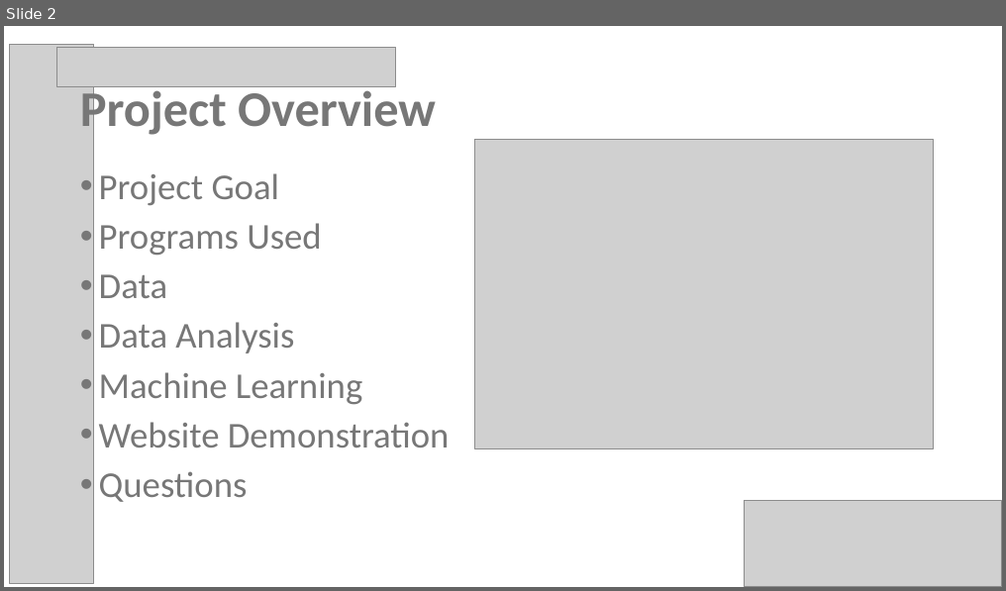
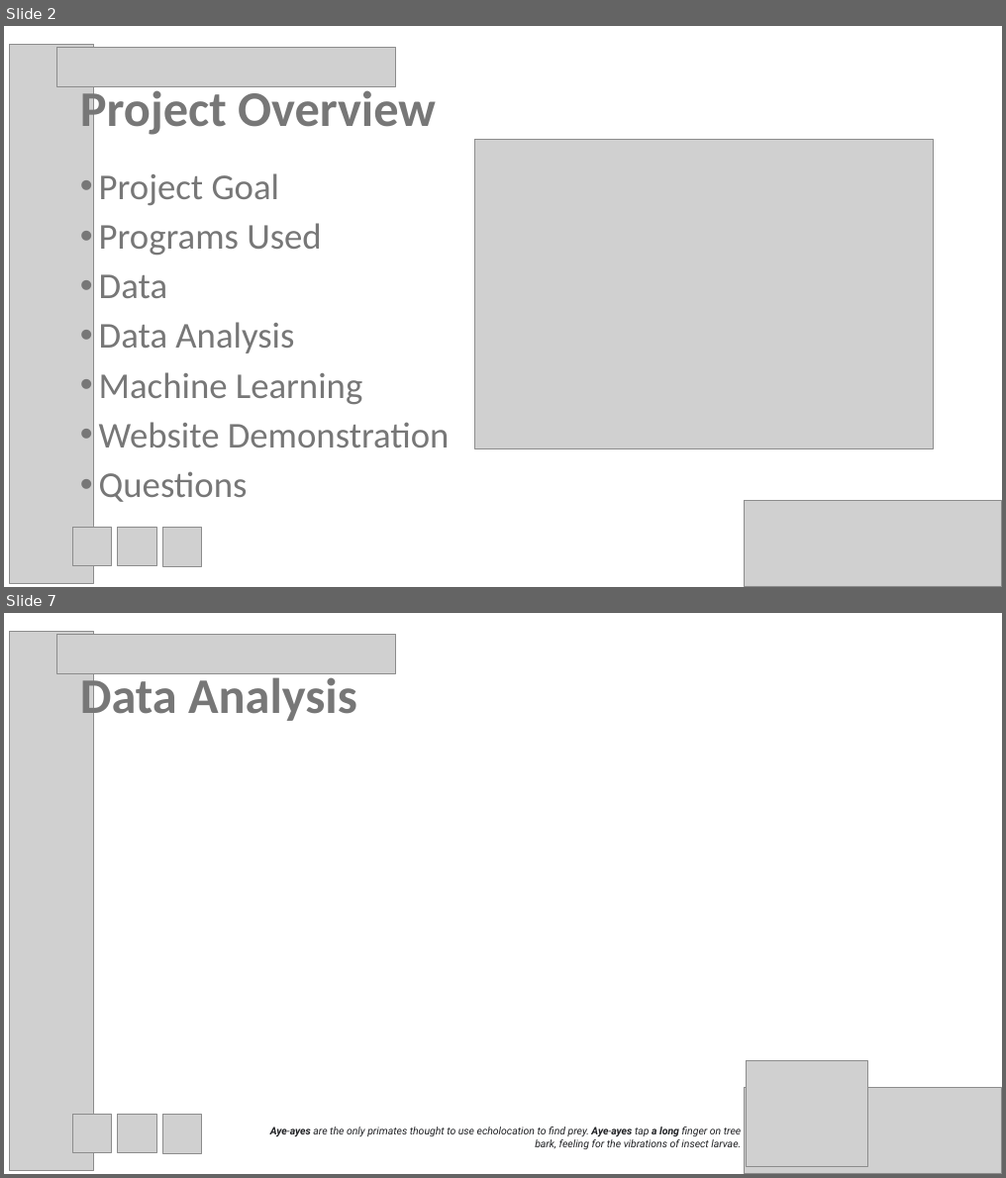
Before and after one commit to psychicesp/AI-AI, a slide deck: Project3_Presentation.pptx. Shown one above the other, each under a label of ours: slide 2 before the commit, slides 2 and 7 after it; the slides between them are not shown. The pictures are 1006x591 and 1006x1178 pixels, drawn with LibreOffice and Linux fonts; fonts in the diff are those of the drawing; grey boxes stand for pictures. Boxes give left, top, right and bottom in pixels: in the first picture for what was removed or moved away, otherwise in the second. Text is boxed around its words. In the diff, an @@ line names an element or a change of style, - is before the commit and + after.

Commit message:
Pushing changes to the app.py flask doc updates to the presentation and updated page for the Predictive Analysis to allow for the form to pass info.

```diff
--- a/Project3_Presentation.pptx
+++ b/Project3_Presentation.pptx
@@ slide 7 added at box(4, 613, 1002, 1174), background #FFFFFF @@
@@ picture added at box(10, 631, 93, 1170) @@
@@ picture added at box(57, 635, 395, 673) @@
@@ title added at box(80, 671, 357, 724), 48 pt, text #777777, bold @@
+Data Analysis
@@ picture added at box(746, 1060, 867, 1167) @@
@@ picture added at box(73, 1114, 112, 1153) @@
@@ picture added at box(118, 1114, 156, 1153) @@
@@ picture added at box(162, 1115, 202, 1154) @@
@@ picture added at box(744, 1088, 1002, 1174) @@
@@ text added at box(270, 1127, 741, 1150), 10 pt, text #202124, italic @@
+Aye-ayes are the only primates thought to use echolocation to find prey. Aye-ayes tap a long finger on tree bark, feeling for the vibrations of insect larvae.
@@ slide 2 changed as well @@
@@ picture added at box(73, 527, 112, 566) @@
@@ picture added at box(118, 527, 156, 566) @@
@@ picture added at box(162, 528, 202, 567) @@
```
Also in this commit, not shown: 4 other slides changed, 4 other slides added, 2 other files.
